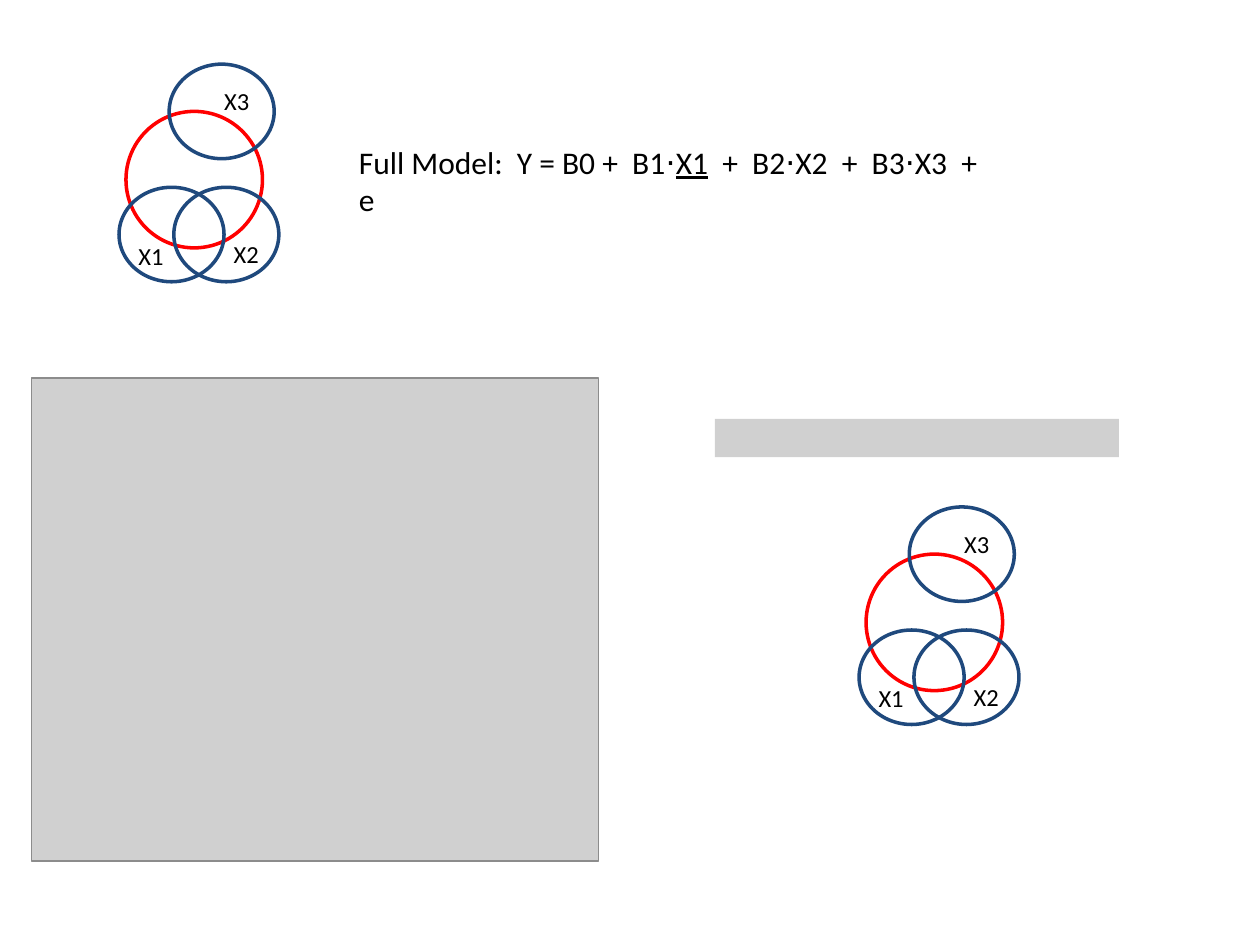
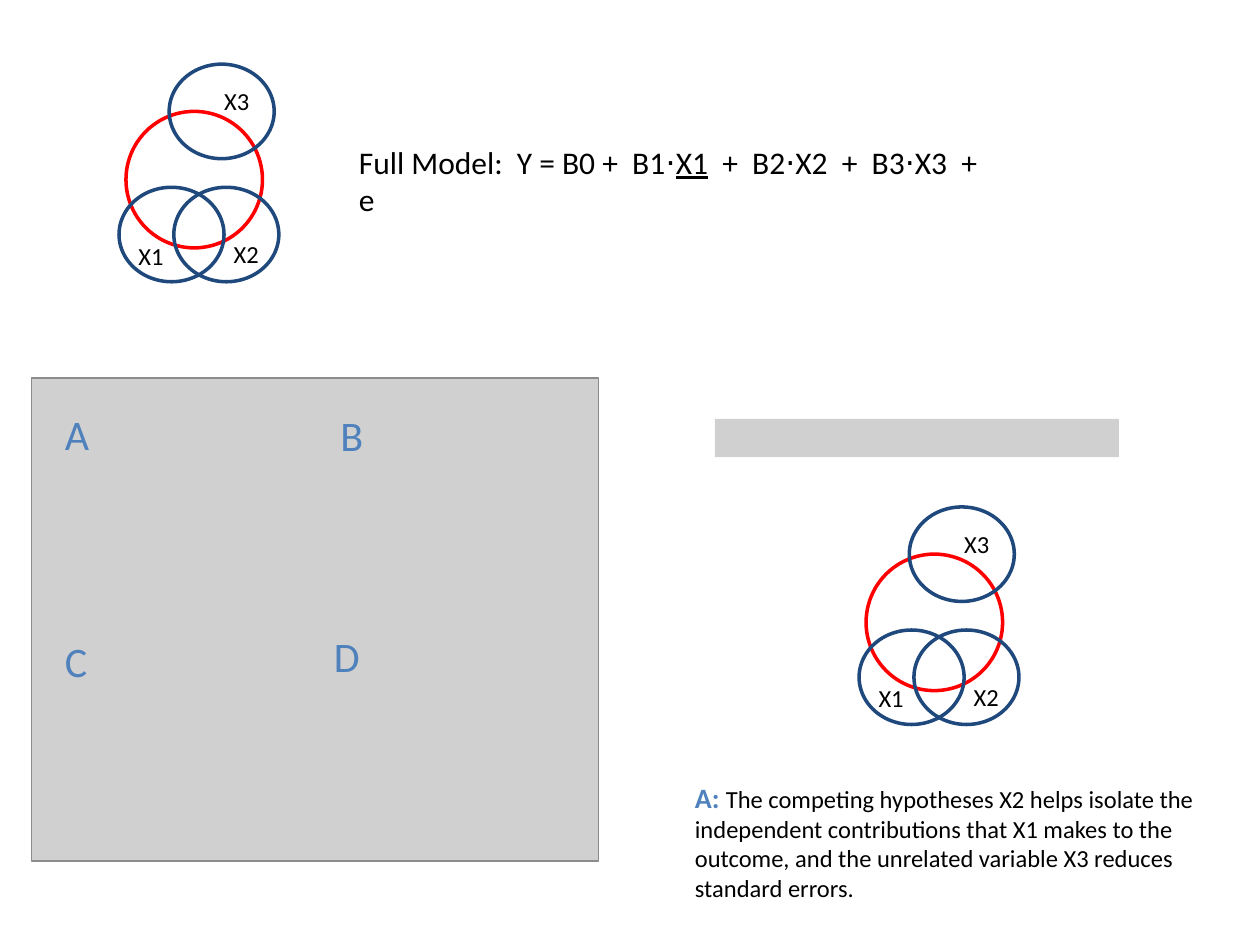
Before and after one commit to DS4PS/cpp-523-fall-2019, a slide deck: slide 8 of lectures/taxonomy-of-control-variables.pptx. Drawn at 1260x945 pixels with LibreOffice and Linux fonts; fonts in the diff are those of the drawing; grey boxes stand for pictures. Boxes give left, top, right and bottom in pixels: in the first picture for what was removed or moved away, otherwise in the second. Text is boxed around its words. In the diff, an @@ line names an element or a change of style, - is before the commit and + after.

```diff
--- a/lectures/taxonomy-of-control-variables.pptx
+++ b/lectures/taxonomy-of-control-variables.pptx
@@ text added at (65,423,89,450), 24 pt, text #4F81BD @@
+A
@@ text added at (340,424,363,451), 24 pt, text #4F81BD @@
+B
@@ text added at (65,650,87,677), 24 pt, text #4F81BD @@
+C
@@ text added at (334,645,360,672), 24 pt, text #4F81BD @@
+D
@@ text added at (695,790,1193,898), 14 pt, text #000000 @@
+A: The competing hypotheses X2 helps isolate the independent contributions that X1 makes to the outcome, and the unrelated variable X3 reduces standard errors.
```
Also in this commit, not shown: 4 other slides changed, 4 other files.
